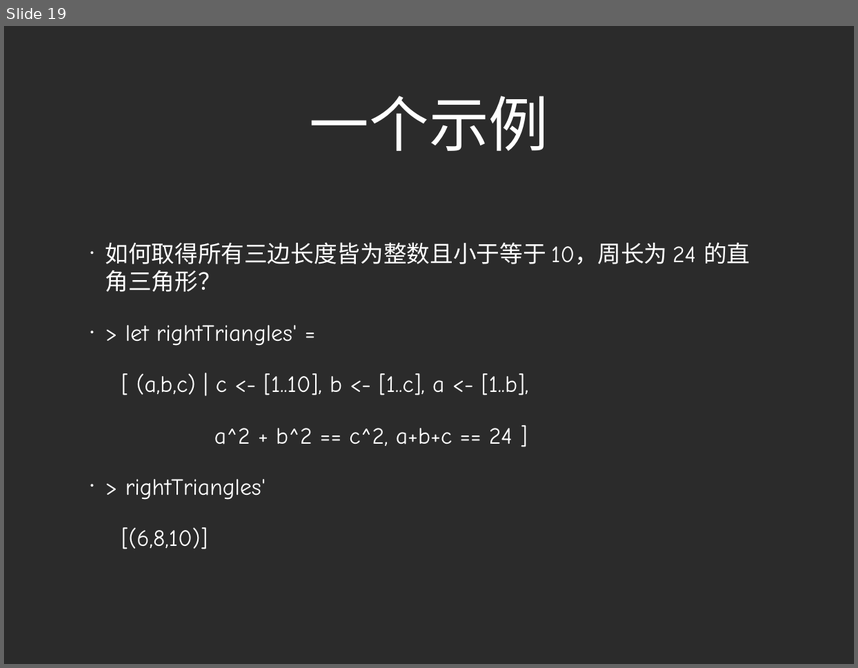
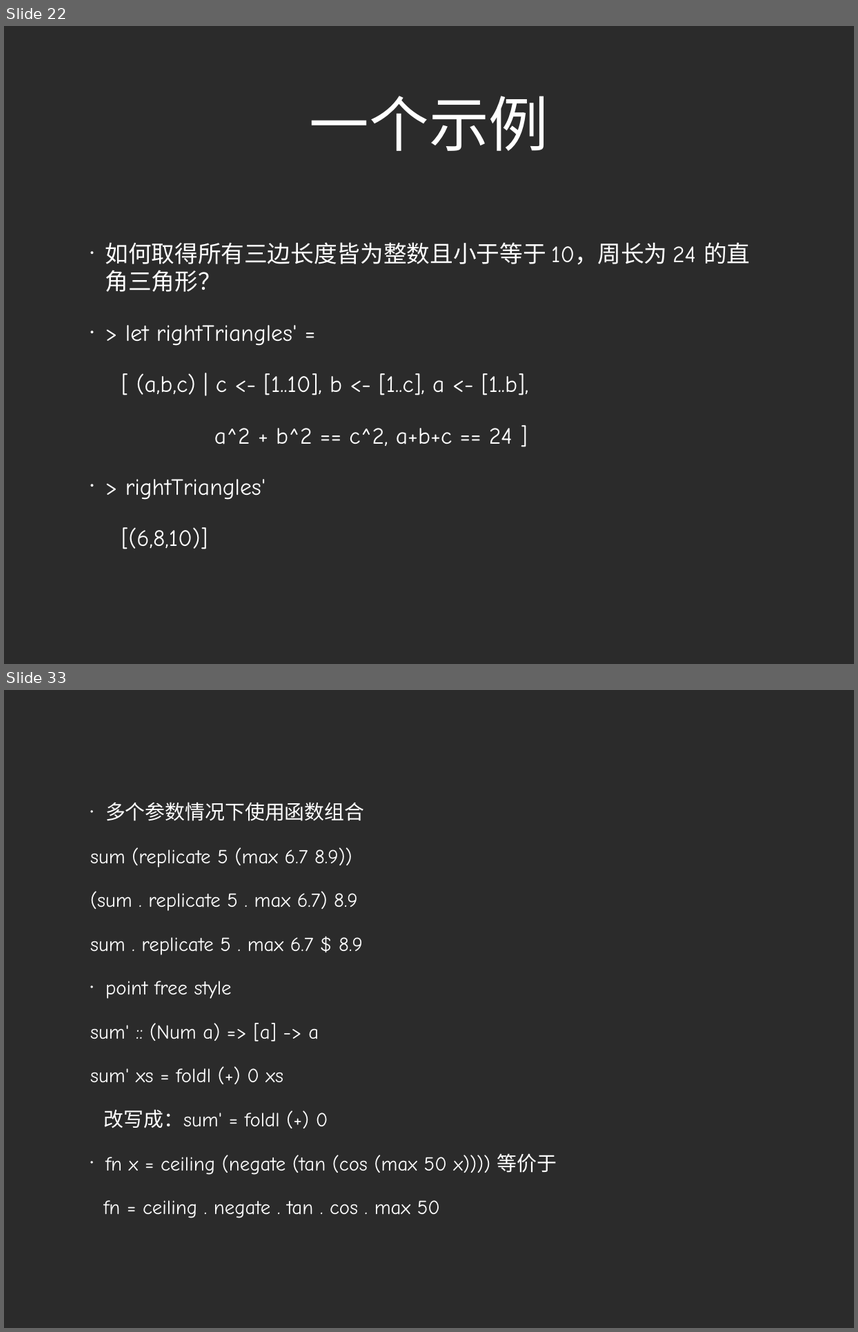
Before and after one commit to zhizhuwang/codekata, a slide deck: haskell/Haskell Basics.ppt. Shown one above the other, each under a label of ours: slide 19 before the commit, slides 22 and 33 after it; the slides between them are not shown. The pictures are 858x668 and 858x1332 pixels, drawn with LibreOffice and Linux fonts; fonts in the diff are those of the drawing; background and template pictures are left out; a plain dark background stands for a picture behind light text. Boxes give left, top, right and bottom in pixels: in the first picture for what was removed or moved away, otherwise in the second. Text is boxed around its words. In the diff, an @@ line names an element or a change of style, - is before the commit and + after.

```diff
--- a/haskell/Haskell Basics.ppt
+++ b/haskell/Haskell Basics.ppt
@@ slide 33 added at <box>4,690,854,1328</box>, background picture (left out) @@
@@ text added at <box>90,802,557,1218</box>, 24 pt, text #FFFFFF @@
+• 多个参数情况下使用函数组合
+    sum (replicate 5 (max 6.7 8.9))
+    (sum . replicate 5 . max 6.7) 8.9
+    sum . replicate 5 . max 6.7 $ 8.9
+• point free style
+    sum' :: (Num a) => [a] -> a
+    sum' xs = foldl (+) 0 xs
+改写成：sum' = foldl (+) 0
+• fn x = ceiling (negate (tan (cos (max 50 x)))) 等价于
+fn = ceiling . negate . tan . cos . max 50
@@ what was slide 19 is now slide 22 @@
```
Also in this commit, not shown: 3 slides changed, 15 other slides added, 2 slides removed, 34 other files.
